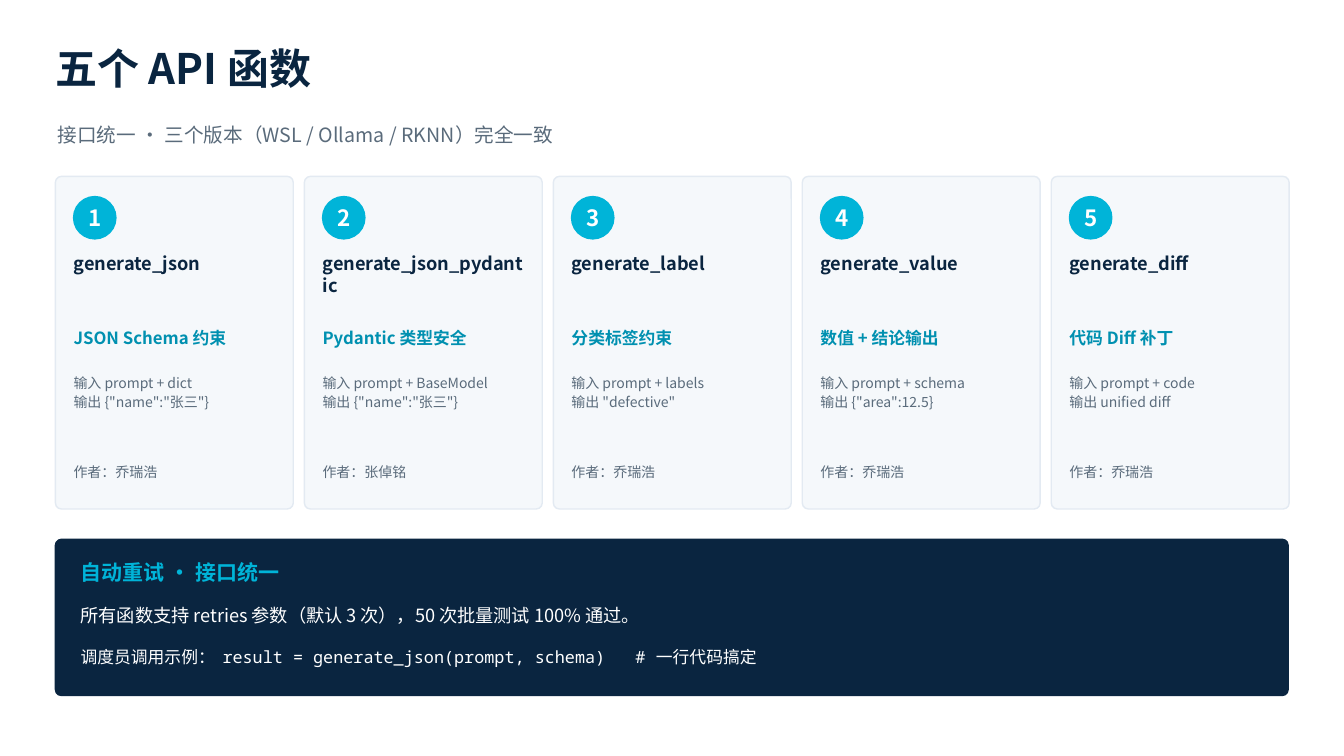
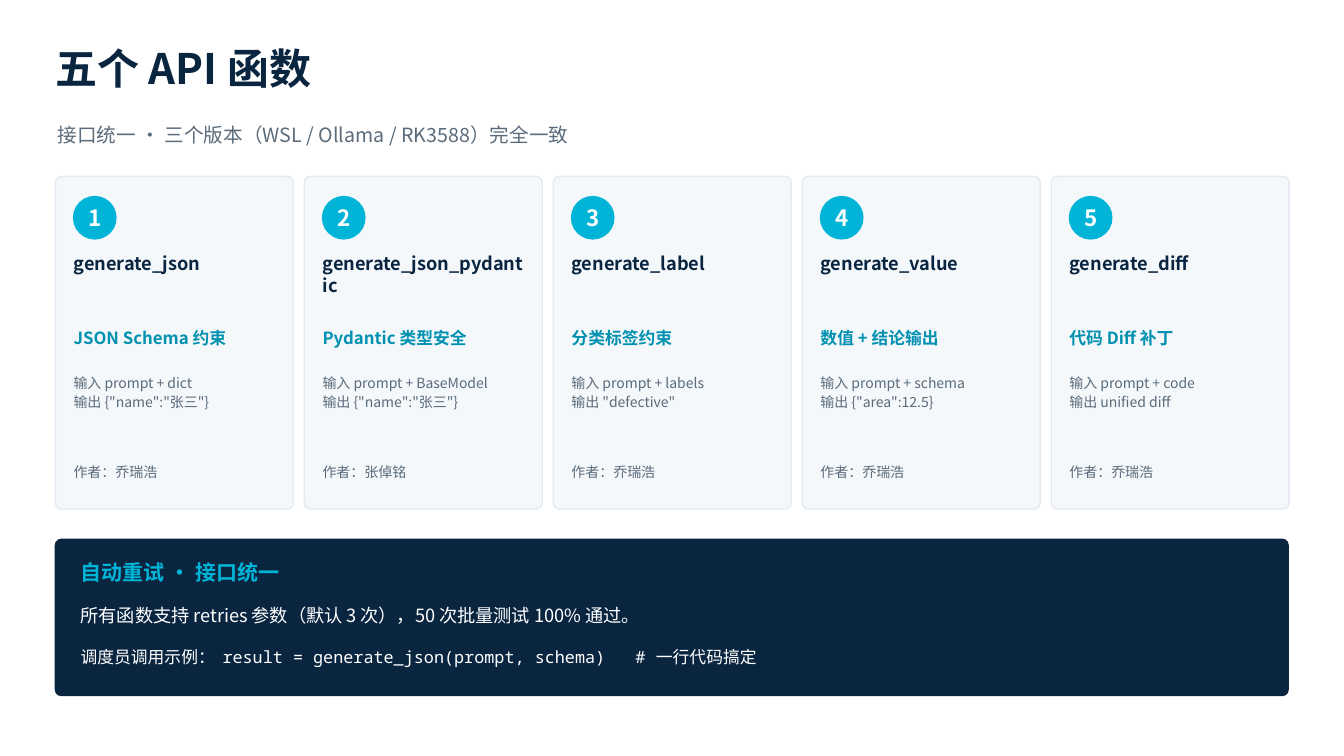
Before and after one commit to qiaoruihao-coder/rk3588---Token-, a slide deck: slide 4 of 1.1模块_答辩PPT.pptx. Drawn at 1344x756 pixels with LibreOffice and Linux fonts; fonts in the diff are those of the drawing. Boxes give left, top, right and bottom in pixels: in the first picture for what was removed or moved away, otherwise in the second. Text is boxed around its words. In the diff, an @@ line names an element or a change of style, - is before the commit and + after.

Commit message:
PPT/进度汇报更新: RKNN/.rknn 路线改为 llama.cpp/Ollama 约束解码
- 答辩PPT: S5三套部署表/架构图/S11总结三步, 清除过时的 RKNN NPU/.rknn 表述,
  改为 llama.cpp/Ollama 约束解码(q4 .gguf) + 动态控制
- 进度汇报docx: 技术栈/交付物/指标(/sys 内存)/下一步全部同步 llama.cpp 约束解码路线,
  dynamic_control 7->10文件, 测试 8->12用例
- 指针指标内存标注'待上板实测确认'(不再写死 <1GB)

```diff
--- a/1.1模块_答辩PPT.pptx
+++ b/1.1模块_答辩PPT.pptx
@@ text at [57, 125, 568, 144]: text changed @@
-接口统一 · 三个版本（WSL / Ollama / RKNN）完全一致
+接口统一 · 三个版本（WSL / Ollama / RK3588）完全一致
```
Also in this commit, not shown: 3 other slides changed, 1 other file.
